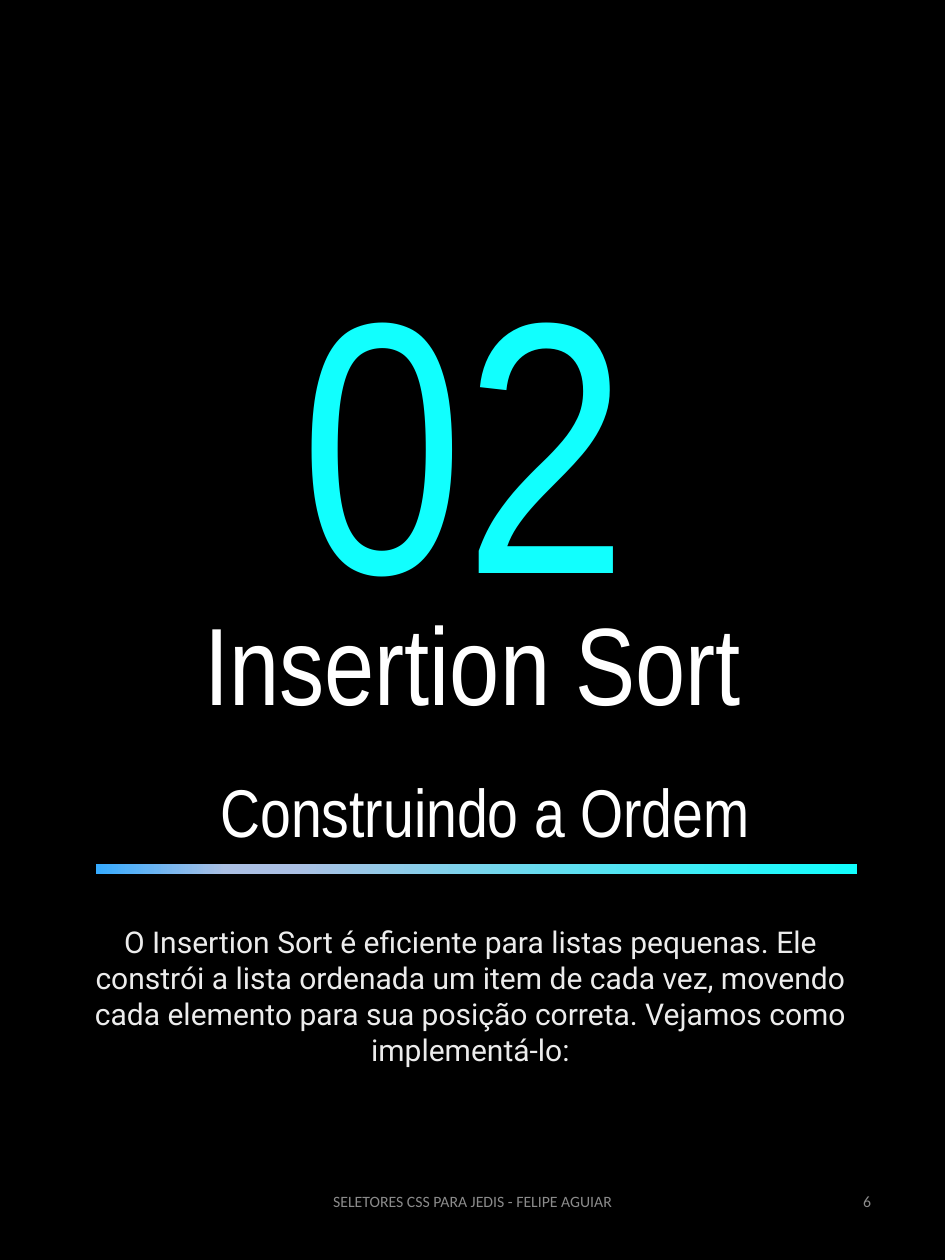
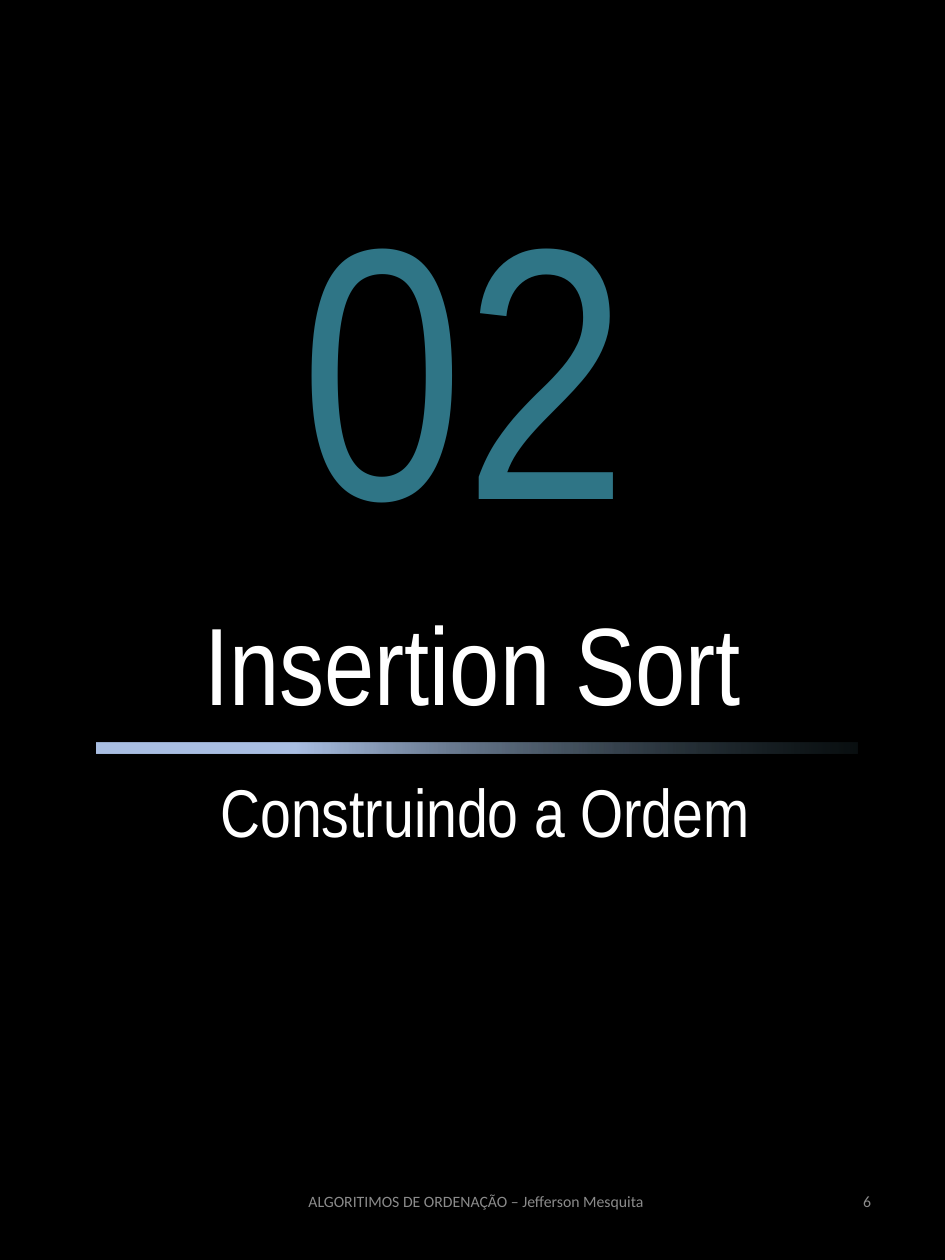
Before and after one commit to jsmesquita/prompts-recipe-to-create-a-ebook, a slide deck: slide 6 of output/ebook - template.pptx. Drawn at 945x1260 pixels with LibreOffice and Linux fonts; fonts in the diff are those of the drawing. Boxes give left, top, right and bottom in pixels: in the first picture for what was removed or moved away, otherwise in the second. Text is boxed around its words. In the diff, an @@ line names an element or a change of style, - is before the commit and + after.

```diff
--- a/output/ebook - template.pptx
+++ b/output/ebook - template.pptx
@@ text "02": place and size @@
-text "02" at [301, 322, 628, 636]
+text "02" at [301, 248, 628, 503]
@@ text "02" at [301, 248, 628, 503]: text colour none to #2F7586, letter outline #11FFFE 0.75 pt to none @@
@@ rectangle: place and size @@
-rectangle at [96, 864, 858, 875]
+rectangle at [96, 742, 858, 753]
@@ rectangle at [96, 742, 858, 753]: fill gradient #11FFFE to #ABC0E4 to #36ABFF to gradient #273C42 to #ABC0E4 @@
@@ text removed at [95, 930, 845, 1067] @@
-O Insertion Sort é eficiente para listas pequenas. Ele constrói a lista ordenada um item de cada vez, movendo cada elemento para sua posição correta. Vejamos como implementá-lo:
@@ text added at [308, 1194, 643, 1210], 12.6 pt, text #8C8C8C @@
+ALGORITIMOS DE ORDENAÇÃO – Jefferson Mesquita
@@ text removed at [333, 1197, 612, 1207] @@
-SELETORES CSS PARA JEDIS - FELIPE AGUIAR
```
Also in this commit, not shown: 4 other slides changed, 7 slides added, 7 slides removed, 3 other files.
